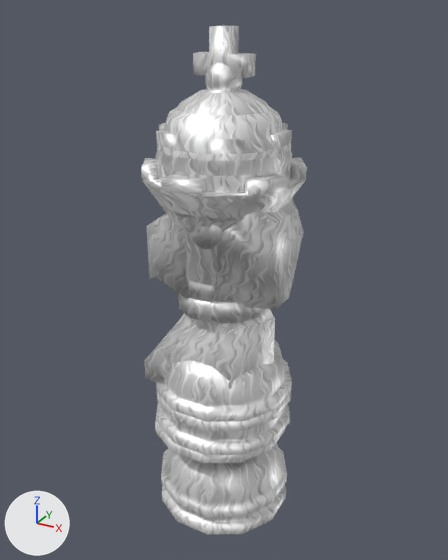
Renders of the glTF model models/White/Rook.glb from each side of a commit.
Before and after are seen from a 50 mm camera at (0.245, -0.444, 0.242) aimed at (-0.003, 0.005, 0.017). Lighting does not change. The marker at lower left points along +X, +Y and +Z.

The first picture shows 'Bishop', 'King', 'Knight', 'Pawn', 'Queen', 'Rook'.
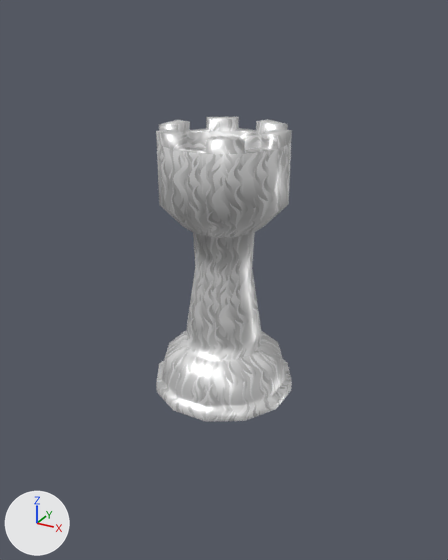
Where the change shows, as pixel boxes (x1, y1, x2, y2) in the pictures (448 x 560 px):
'Knight', deleted
    before: (144, 199, 304, 463)
'Queen', deleted
    before: (141, 63, 307, 517)
'King', deleted
    before: (155, 26, 292, 535)
'Bishop', deleted
    before: (158, 404, 290, 455)
'Pawn', deleted
    before: (157, 391, 291, 431)
'Rook', unchanged, uncovered by the edit
    before: (156, 123, 292, 421)
    after: (156, 117, 292, 421)

The change in detail:
Object 'Bishop' (ob_bishop) is deleted.
Object 'King' (ob_king) is deleted.
Object 'Knight' (ob_knight) is deleted.
Object 'Pawn' (ob_pawn) is deleted.
Object 'Queen' (ob_queen) is deleted.
